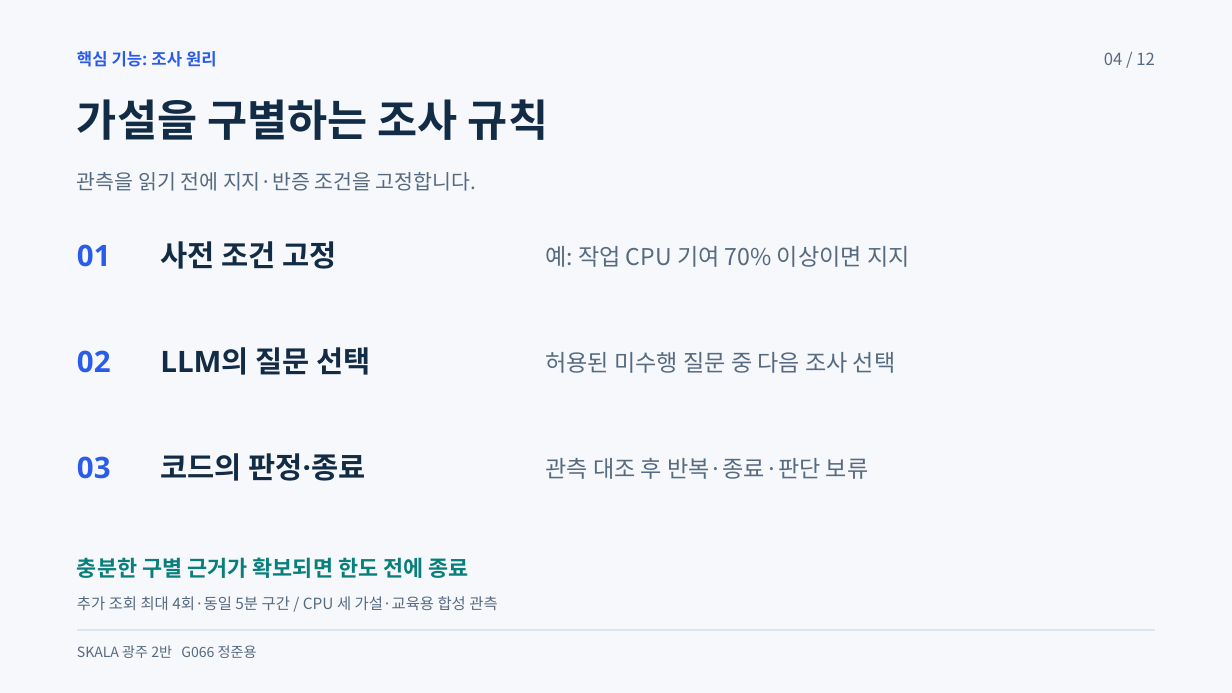
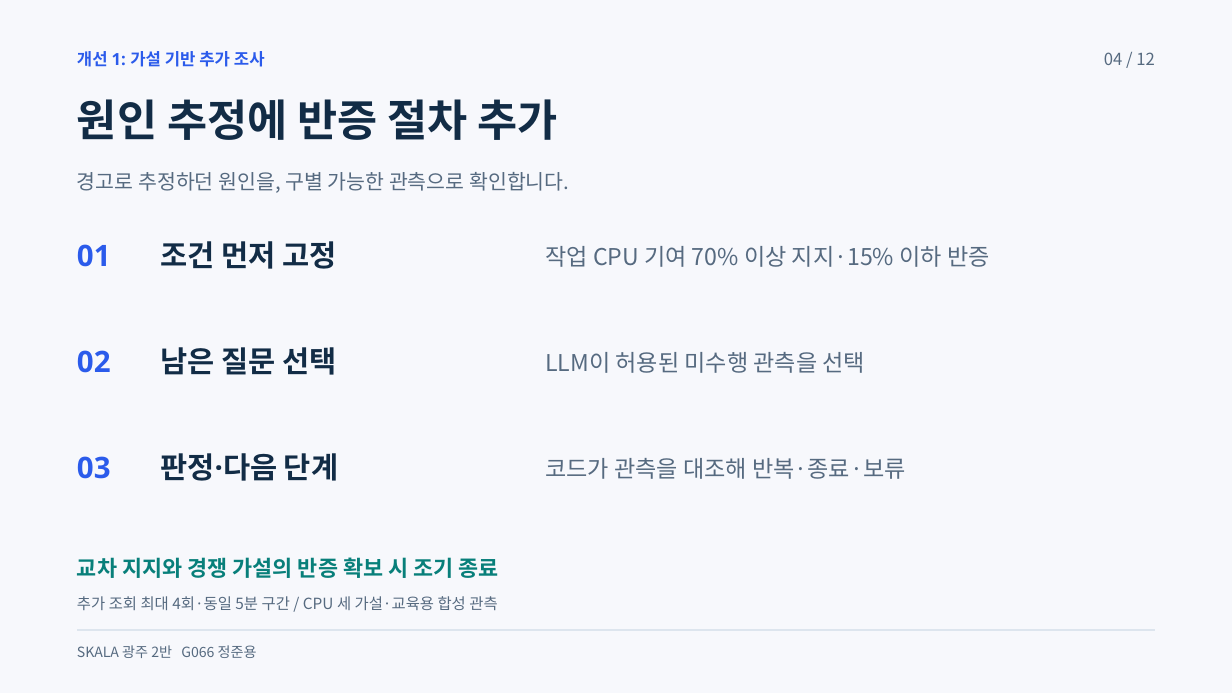
Before and after one commit to beshurl/skala-ai-mini-project, a slide deck: slide 4 of doc/presentation/운영진단_에이전트_5분발표.pptx. Drawn at 1232x693 pixels with LibreOffice and Linux fonts; fonts in the diff are those of the drawing. Boxes give left, top, right and bottom in pixels: in the first picture for what was removed or moved away, otherwise in the second. Text is boxed around its words. In the diff, an @@ line names an element or a change of style, - is before the commit and + after.

```diff
--- a/doc/presentation/운영진단_에이전트_5분발표.pptx
+++ b/doc/presentation/운영진단_에이전트_5분발표.pptx
@@ text at [77,51,265,67]: text changed @@
-핵심 기능: 조사 원리
+개선 1: 가설 기반 추가 조사
@@ text at [77,99,558,140]: text changed @@
-가설을 구별하는 조사 규칙
+원인 추정에 반증 절차 추가
@@ text at [77,172,569,193]: text changed @@
-관측을 읽기 전에 지지·반증 조건을 고정합니다.
+경고로 추정하던 원인을, 구별 가능한 관측으로 확인합니다.
@@ text at [160,241,336,269]: text changed @@
-사전 조건 고정
+조건 먼저 고정
@@ text at [545,246,990,267]: text changed @@
-예: 작업 CPU 기여 70% 이상이면 지지
+작업 CPU 기여 70% 이상 지지·15% 이하 반증
@@ text at [160,347,336,375]: text changed @@
-LLM의 질문 선택
+남은 질문 선택
@@ text at [545,352,866,373]: text changed @@
-허용된 미수행 질문 중 다음 조사 선택
+LLM이 허용된 미수행 관측을 선택
@@ text at [160,453,338,481]: text changed @@
-코드의 판정·종료
+판정·다음 단계
@@ text at [545,458,905,479]: text changed @@
-관측 대조 후 반복·종료·판단 보류
+코드가 관측을 대조해 반복·종료·보류
@@ text at [77,557,499,578]: text changed @@
-충분한 구별 근거가 확보되면 한도 전에 종료
+교차 지지와 경쟁 가설의 반증 확보 시 조기 종료
```
Also in this commit, not shown: 10 other slides changed, 6 other files.
